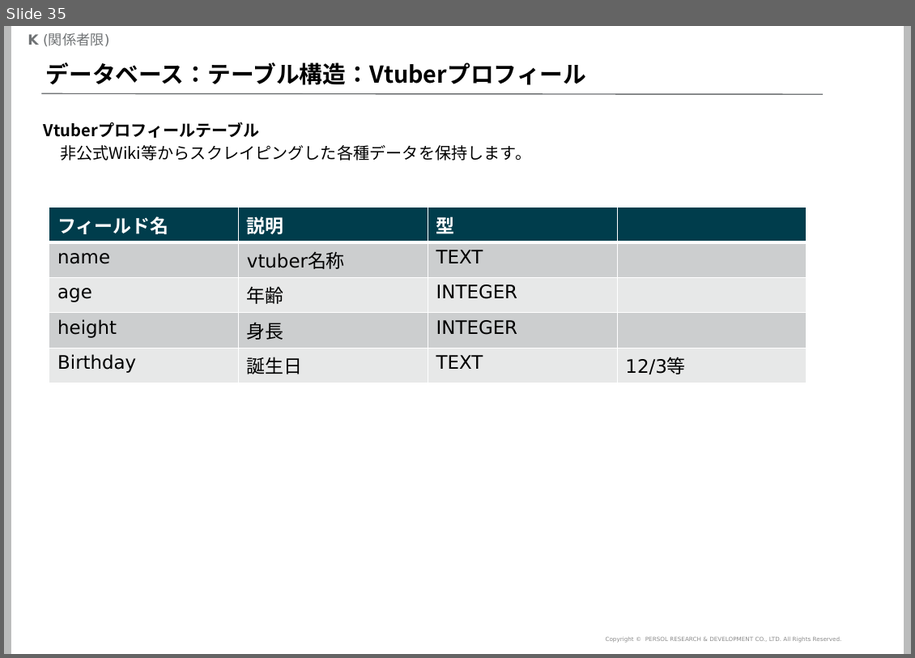
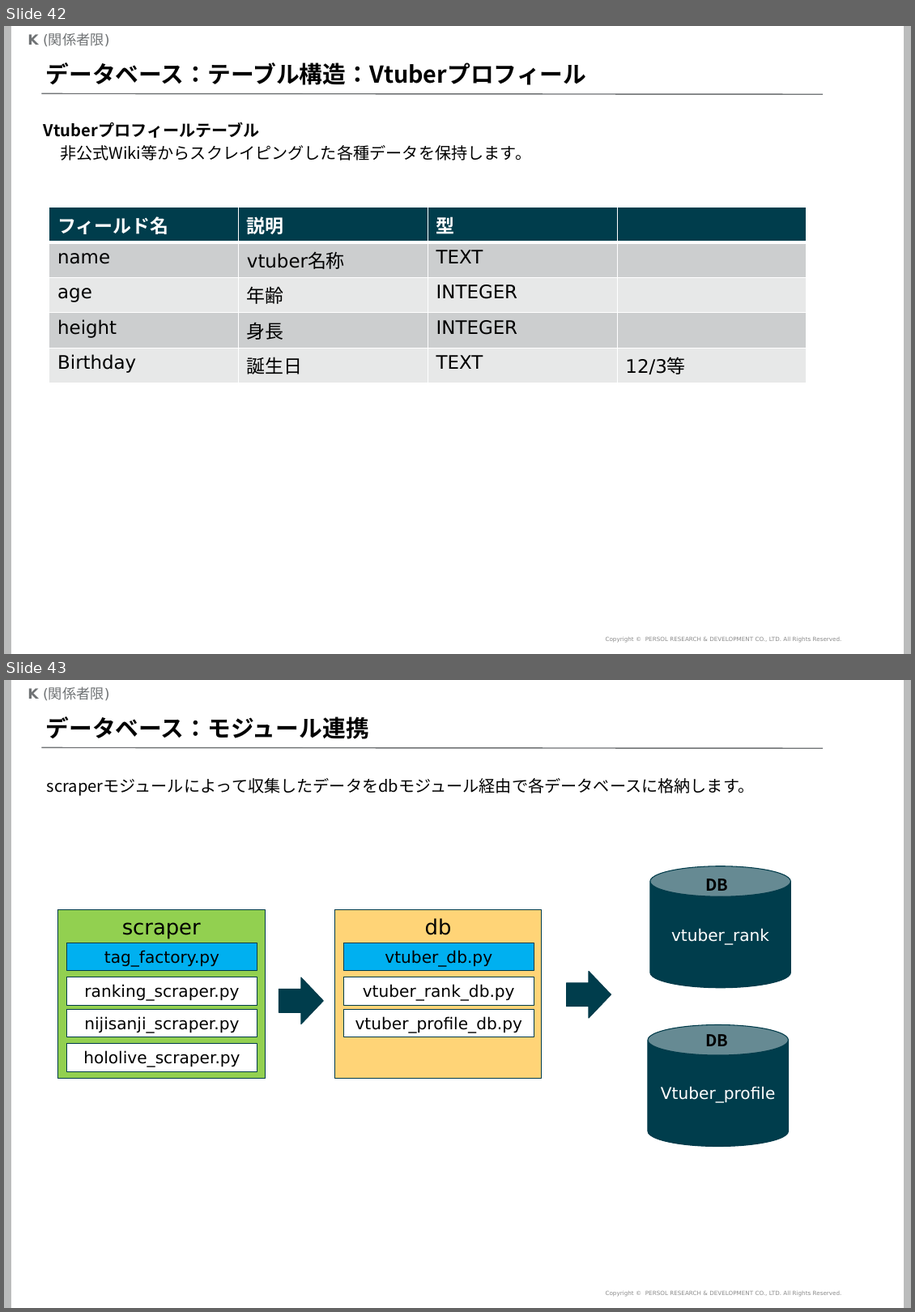
Before and after one commit to mogrodown/python_session, a slide deck: doc/python中級講座_2020.pptx. Shown one above the other, each under a label of ours: slide 35 before the commit, slides 42 and 43 after it. The pictures are 915x658 and 915x1312 pixels, drawn with LibreOffice and Linux fonts; fonts in the diff are those of the drawing; background and template pictures are left out. Boxes give left, top, right and bottom in pixels: in the first picture for what was removed or moved away, otherwise in the second. Text is boxed around its words. In the diff, an @@ line names an element or a change of style, - is before the commit and + after.

```diff
--- a/doc/python中級講座_2020.pptx
+++ b/doc/python中級講座_2020.pptx
@@ slide 43 added at (4, 680, 911, 1308), background #FFFFFF; not listed: 5 template elements that a slide beside it also shows @@
@@ title added at (46, 716, 369, 739), 20 pt, text #000000, bold @@
+データベース：モジュール連携
@@ text added at (47, 778, 754, 796), 14 pt, text #000000 @@
+scraperモジュールによって収集したデータをdbモジュール経由で各データベースに格納します。
@@ cylinder added at (650, 866, 791, 988), fill #003D4C, outline #003C4A 0.75 pt, 14 pt, text #FFFFFF @@
+vtuber_rank
@@ text added at (705, 878, 728, 891), 14 pt, text #000000, bold @@
+DB
@@ group added at (57, 910, 265, 1079): 5 rectangles @@
+scraper
+ranking_scraper.py
+nijisanji_scraper.py
+hololive_scraper.py
+tag_factory.py
@@ group added at (334, 910, 542, 1079): 4 rectangles @@
+db
+vtuber_rank_db.py
+vtuber_profile_db.py
+vtuber_db.py
@@ right arrow added at (279, 977, 323, 1024), fill #003D4C, outline #003C4A 0.75 pt @@
@@ right arrow added at (567, 972, 612, 1019), fill #003D4C, outline #003C4A 0.75 pt @@
@@ cylinder added at (648, 1025, 789, 1147), fill #003D4C, outline #003C4A 0.75 pt, 14 pt, text #FFFFFF @@
+Vtuber_profile
@@ text added at (705, 1034, 728, 1046), 14 pt, text #000000, bold @@
+DB
@@ what was slide 35 is now slide 42 @@
```
Also in this commit, not shown: 13 slides changed, 11 other slides added, 1 slide removed, 5 other files.
